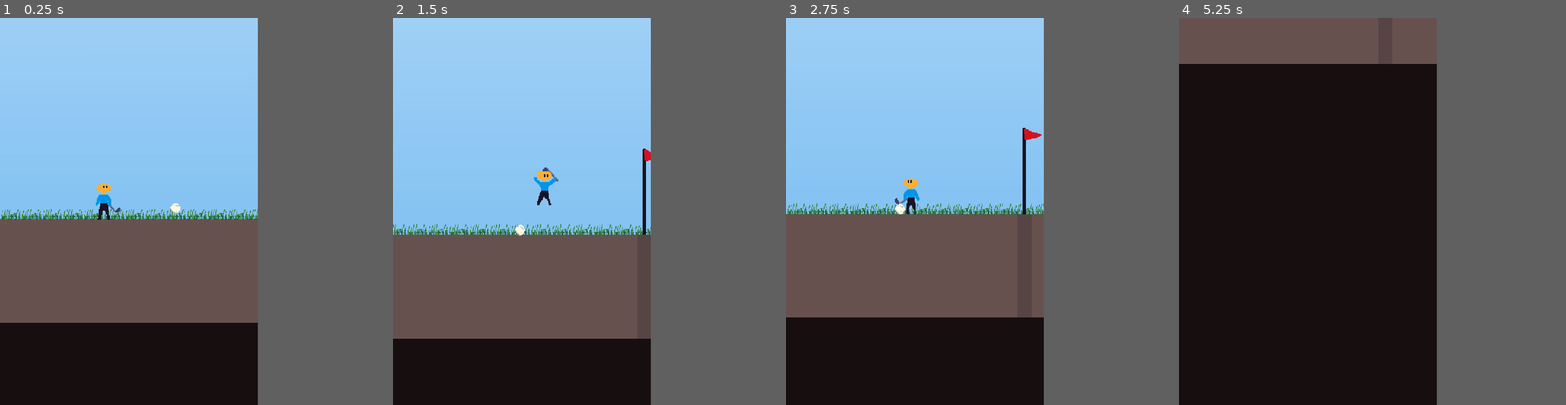
Above: before the commit, frames 1-4 (left to right).
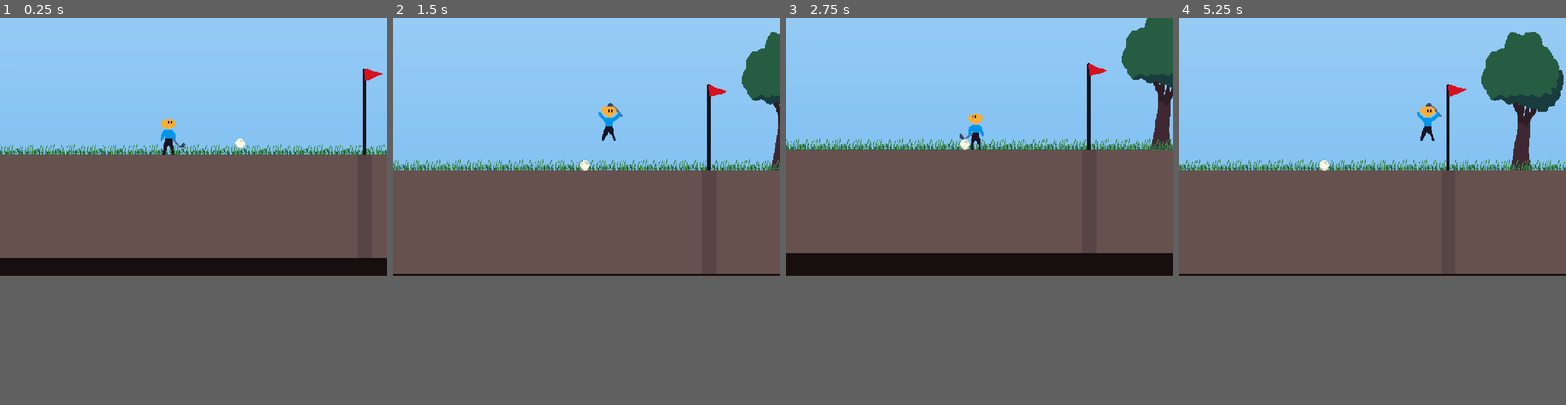
Above: after the commit, the same moments.

Repository: martindzejky/down-golf
Game: Godot game, scene res://main.tscn
The game is run twice, just before and just after one commit, with the same random seed, the same clock (stepped at 60 frames per second) and the same inputs.
Inputs:
- Up to frame 1 (0.25 s): no input
- Up to frame 2 (1.5 s): hold Space (shoot) 0.53-1.28 s; hold Right (move_right) from 0.53 s (still down); tap Up (jump) at 0.77 s; tap Space (shoot) at 1.35 s
- Up to frame 3 (2.75 s): tap Up (jump) at 1.52 s; release Right (move_right) at 2.03 s; hold Left (move_left) from 2.03 s (still down); hold Space (shoot) from 2.03 s (still down)
- Up to frame 4 (5.25 s): release Left (move_left) at 2.78 s; release Space (shoot) at 2.78 s; hold Right (move_right) 2.78-4.28 s; tap Space (shoot) at 2.85, 4.35 s; tap Up (jump) at 3.02, 3.77, 4.52 s; hold Space (shoot) 3.53-4.28 s; hold Left (move_left) 4.28-5.03 s; hold Right (move_right) from 5.03 s (still down); hold Space (shoot) from 5.03 s (still down)
In our replay, the window is 533x800 before the commit and 800x533 after it. These sizes can differ from the game's own. Grey fills any space a smaller window leaves; there, only what the larger window draws over its background counts as a difference.

The runs differ from the first frame. In frame 1, 37% of the frame differs, in the area x 0-100%, y 0-79%; in frame 2, 37%; in frame 3, 37%; in frame 4, 57%, in the area x 0-100%, y 0-67%.

Commit message:
pole player blocker

Diff:
--- a/objects/player.tscn
+++ b/objects/player.tscn
@@ -242,7 +242,7 @@
 
 [node name="player" type="CharacterBody2D" node_paths=PackedStringArray("flip_node", "animation", "sprite", "shoot_strength_bar", "pow", "shoot_area_shape", "swing_hit_sound", "swing_small_sound", "swing_large_sound", "jump_sound", "land_sound", "ready_to_shoot_sound") groups=["player"]]
 collision_layer = 2
-collision_mask = 9
+collision_mask = 25
 script = ExtResource("1_ykyjo")
 flip_node = NodePath("flip")
 animation = NodePath("animation")
--- a/objects/pole.gd
+++ b/objects/pole.gd
@@ -1,7 +1,16 @@
 extends Node2D
 
+@export var is_done: bool = false
+@export var player_blocker: Node2D
+
 signal ball_entered_hole
+signal player_entered_pole
 
 func _on_balldetect_body_entered(body: Node2D) -> void:
   if body.is_in_group('ball'):
     ball_entered_hole.emit()
+    is_done = true
+    player_blocker.queue_free()
+
+  if body.is_in_group('player'):
+    player_entered_pole.emit()
--- a/objects/pole.tscn
+++ b/objects/pole.tscn
@@ -31,9 +31,13 @@
 [sub_resource type="CircleShape2D" id="CircleShape2D_8k6g0"]
 radius = 25.0
 
-[node name="pole" type="Node2D"]
+[sub_resource type="RectangleShape2D" id="RectangleShape2D_8k6g0"]
+size = Vector2(32, 20)
+
+[node name="pole" type="Node2D" node_paths=PackedStringArray("player_blocker")]
 z_index = -5
 script = ExtResource("1_8k6g0")
+player_blocker = NodePath("player-blocker")
 
 [node name="sprite" type="AnimatedSprite2D" parent="."]
 position = Vector2(7, -74)
@@ -41,12 +45,12 @@
 autoplay = "default"
 frame_progress = 0.522457
 
-[node name="ball-detect" type="Area2D" parent="."]
+[node name="detect" type="Area2D" parent="."]
 collision_layer = 0
-collision_mask = 4
+collision_mask = 6
 monitorable = false
 
-[node name="shape" type="CollisionShape2D" parent="ball-detect"]
+[node name="shape" type="CollisionShape2D" parent="detect"]
 position = Vector2(0, 18)
 shape = SubResource("RectangleShape2D_etow4")
 
@@ -62,4 +66,12 @@
 [node name="shape" type="CollisionShape2D" parent="attract"]
 shape = SubResource("CircleShape2D_8k6g0")
 
-[connection signal="body_entered" from="ball-detect" to="." method="_on_balldetect_body_entered"]
+[node name="player-blocker" type="StaticBody2D" parent="."]
+collision_layer = 16
+collision_mask = 0
+
+[node name="shape" type="CollisionShape2D" parent="player-blocker"]
+position = Vector2(0, 10)
+shape = SubResource("RectangleShape2D_8k6g0")
+
+[connection signal="body_entered" from="detect" to="." method="_on_balldetect_body_entered"]
--- a/project.godot
+++ b/project.godot
@@ -23,8 +23,8 @@
 
 [display]
 
-window/size/viewport_width=800
-window/size/viewport_height=1200
+window/size/viewport_width=1200
+window/size/viewport_height=800
 window/stretch/mode="canvas_items"
 window/stretch/aspect="expand"
 
@@ -65,6 +65,7 @@
 2d_physics/layer_2="player"
 2d_physics/layer_3="ball"
 2d_physics/layer_4="bounds"
+2d_physics/layer_5="player-blocker"
 
 [rendering]
 
Not shown: 1 places in objects/pole.tscn that only renumber resources
